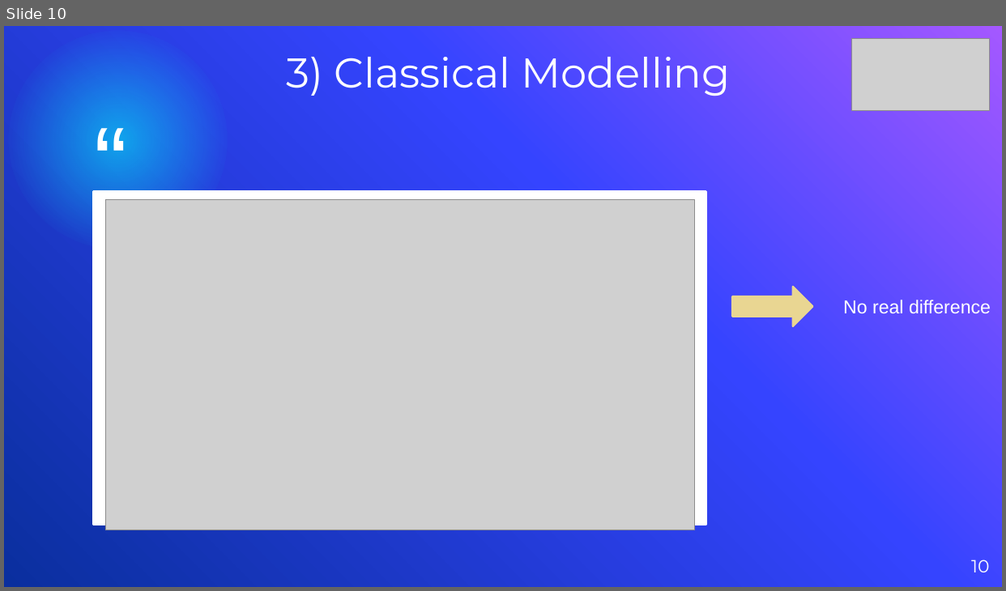
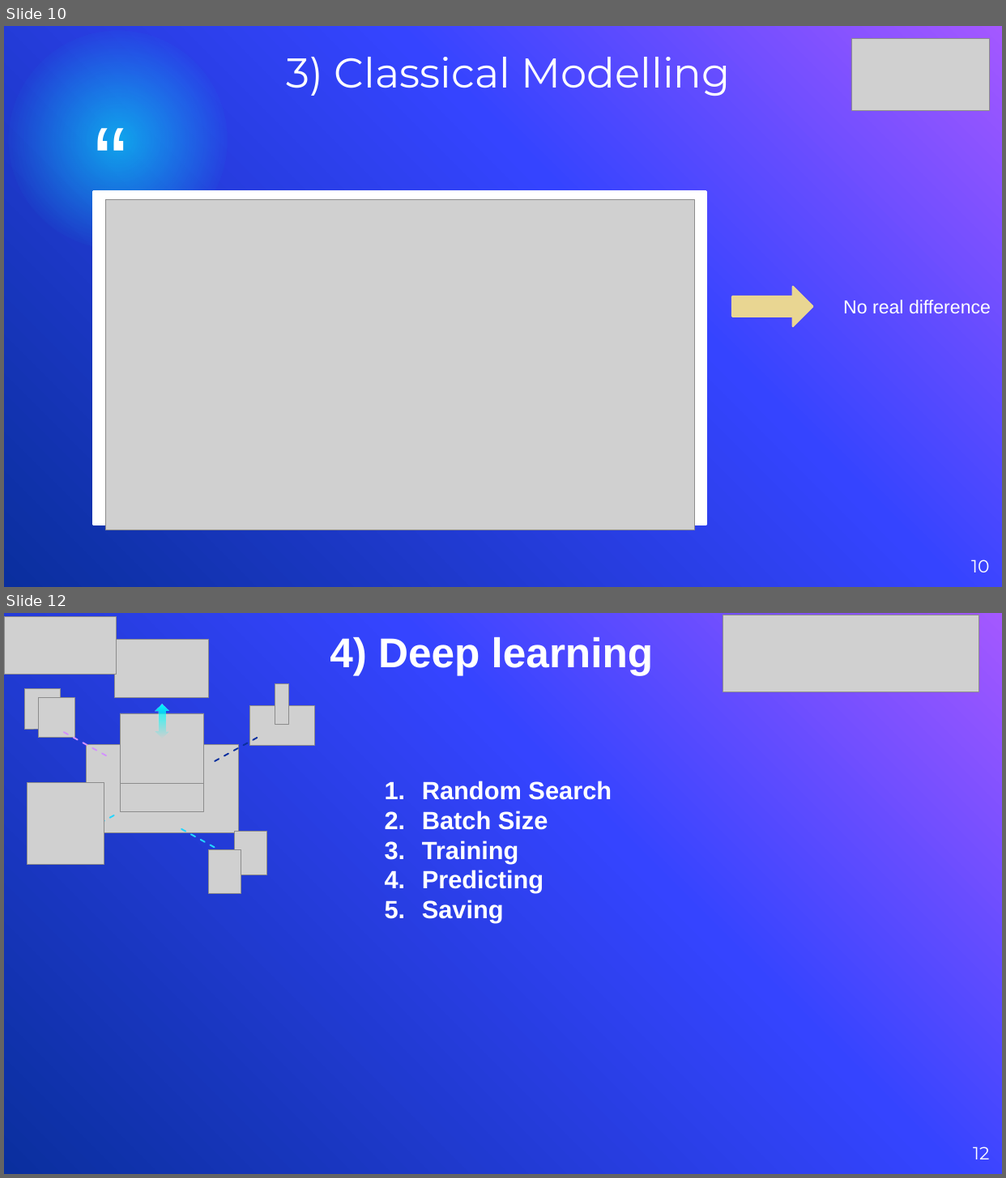
Before and after one commit to TanguyColleville/Trading_Bot_BTC, a slide deck: Soutenance Finale Grp 2.07.pptx. Shown one above the other, each under a label of ours: slide 10 before the commit, slides 10 and 12 after it; the slides between them are not shown. The pictures are 1006x591 and 1006x1178 pixels, drawn with LibreOffice and Linux fonts; fonts in the diff are those of the drawing; grey boxes stand for pictures; background and template pictures are left out. Boxes give left, top, right and bottom in pixels: in the first picture for what was removed or moved away, otherwise in the second. Text is boxed around its words. In the diff, an @@ line names an element or a change of style, - is before the commit and + after.

```diff
--- a/Soutenance Finale Grp 2.07.pptx
+++ b/Soutenance Finale Grp 2.07.pptx
@@ slide 12 added at (4, 613, 1002, 1174), background gradient #A458FF to #3544FF to #0A2F9E @@
@@ picture added at (4, 617, 116, 675) @@
@@ picture added at (722, 615, 979, 692) @@
@@ text added at (330, 637, 653, 675), 40 pt, text #FFFFFF, bold @@
+4) Deep learning
@@ group added at (24, 639, 315, 894): 11 pictures, 4 lines, 1 up down arrow @@
@@ text added at (422, 781, 612, 923), 24 pt, text #FFFFFF, bold @@
+1. Random Search
+2. Batch Size
+3. Training
+4. Predicting
+5. Saving
@@ page number added at (973, 1147, 989, 1160), 17 pt, text #FFFFFF @@
+12
```
Also in this commit, not shown: 4 slides changed, 3 other slides added, 1 other file.
